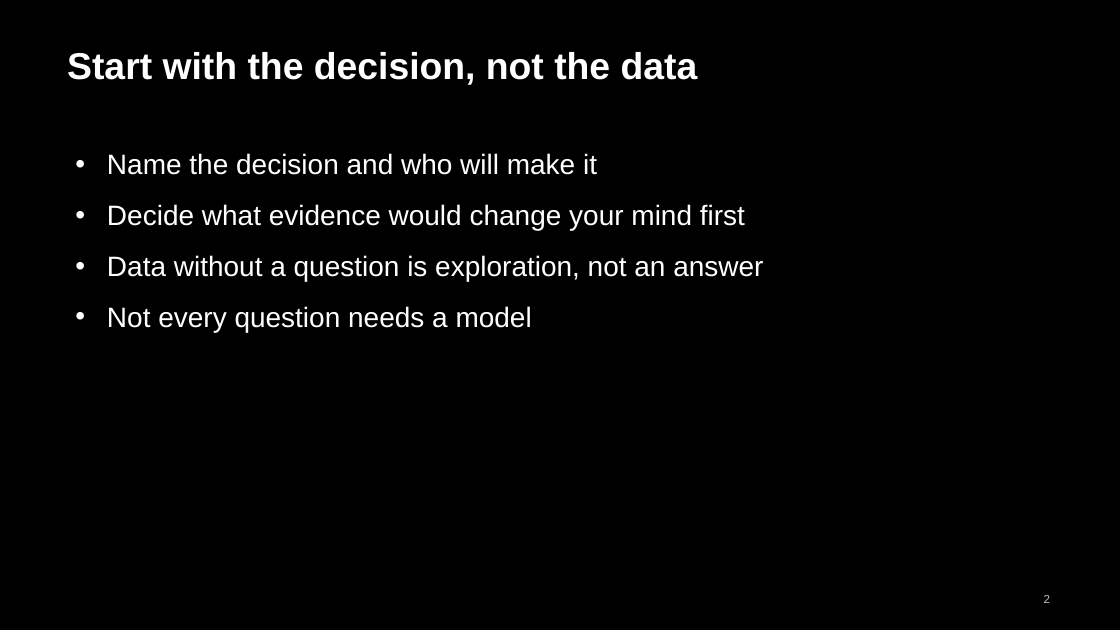
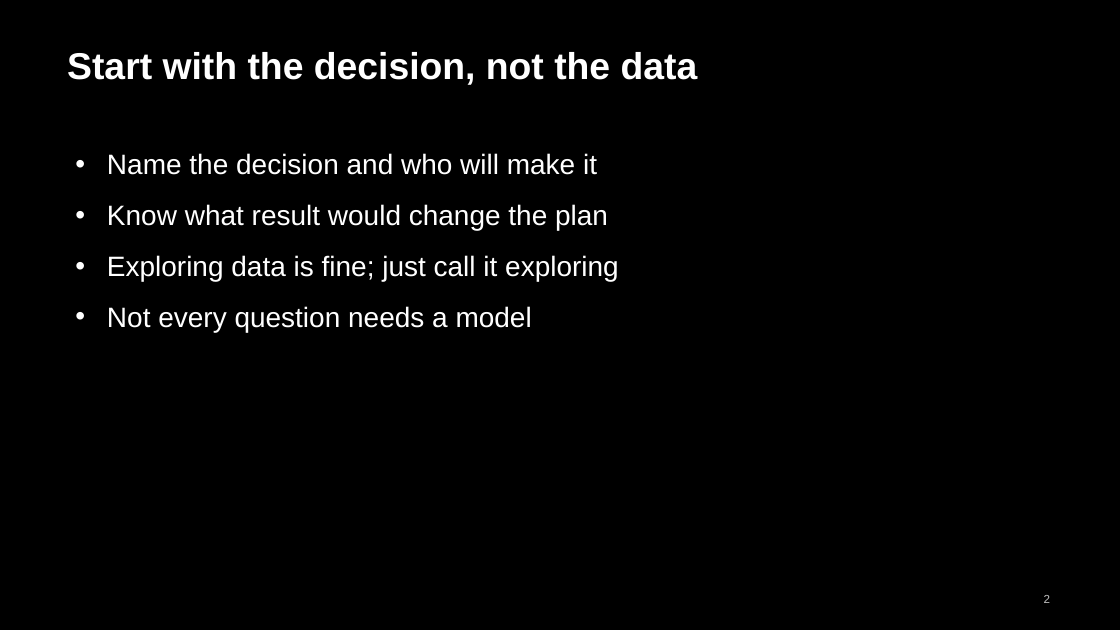
Before and after one commit to andrewcistola/Advanced-Data-Analytics-for-Health-Professionals, a slide deck: slide 2 of management-seminars/week13_words_of_wisdom.pptx. Drawn at 1120x630 pixels with LibreOffice and Linux fonts; fonts in the diff are those of the drawing. Boxes give left, top, right and bottom in pixels: in the first picture for what was removed or moved away, otherwise in the second. Text is boxed around its words. In the diff, an @@ line names an element or a change of style, - is before the commit and + after.

```diff
--- a/management-seminars/week13_words_of_wisdom.pptx
+++ b/management-seminars/week13_words_of_wisdom.pptx
@@ text at (107, 204, 619, 281): text changed @@
-• Decide what evidence would change your mind first
-• Data without a question is exploration, not an answer
+• Know what result would change the plan
+• Exploring data is fine; just call it exploring
```
Also in this commit, not shown: 3 other slides changed, 13 other files.
